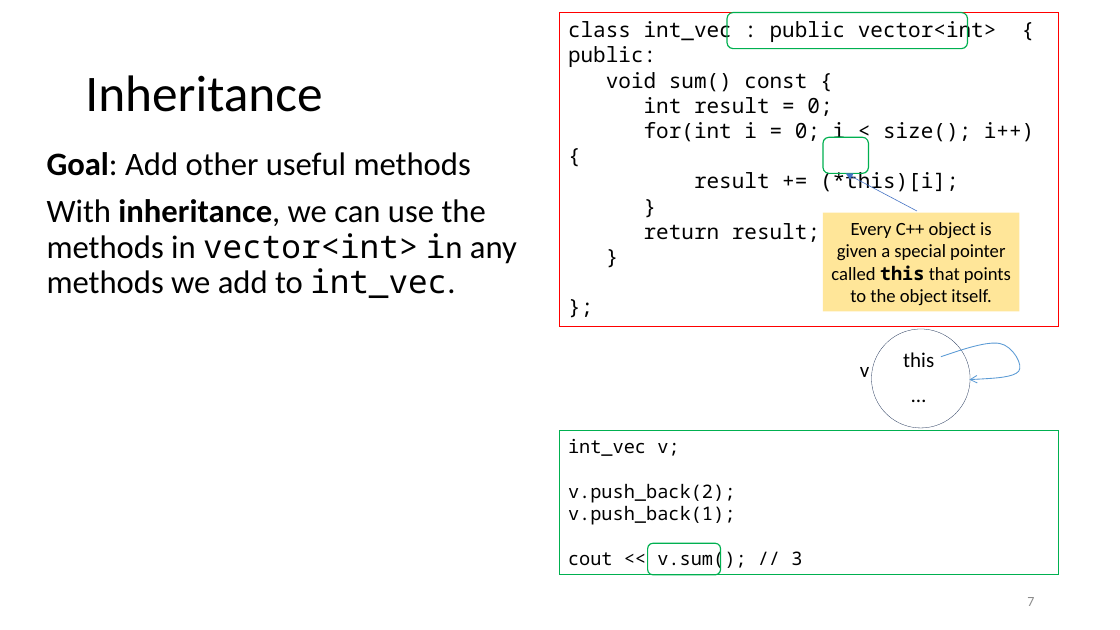
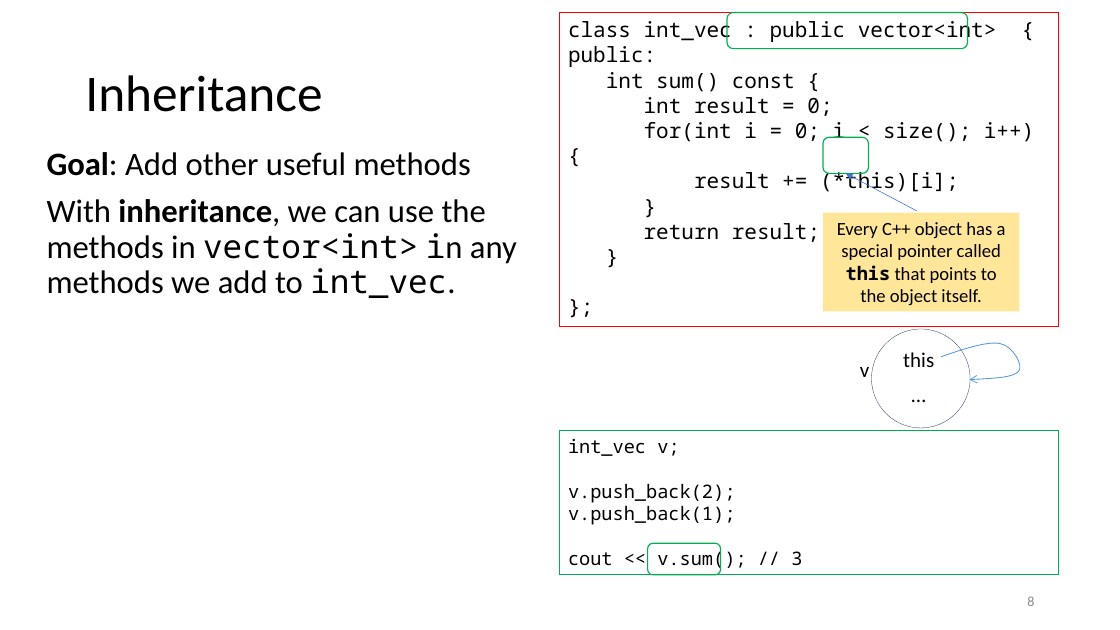
Before and after one commit to tjd1234/cmpt135spring2024, a slide deck: slide 8 of sample_code/week6/week6_cmpt135.pptx (slide 7 before the commit). Drawn at 1120x630 pixels with LibreOffice and Linux fonts; fonts in the diff are those of the drawing. Boxes give left, top, right and bottom in pixels: in the first picture for what was removed or moved away, otherwise in the second. Text is boxed around its words. In the diff, an @@ line names an element or a change of style, - is before the commit and + after.

```diff
--- a/sample_code/week6/week6_cmpt135.pptx
+++ b/sample_code/week6/week6_cmpt135.pptx
@@ text in rectangle at [568, 46, 795, 92]: text changed @@
-public:
-void sum() const {
+public:
+int sum() const {
@@ text in rectangle at [837, 222, 1006, 305]: text changed @@
-Every C++ object is given a special pointer called this that points to the object itself.
+Every C++ object has a special pointer called this that points to the object itself.
@@ page number at [1027, 596, 1034, 606]: text changed @@
-7
+8
```
Also in this commit, not shown: 28 other slides changed, 6 slides added.
